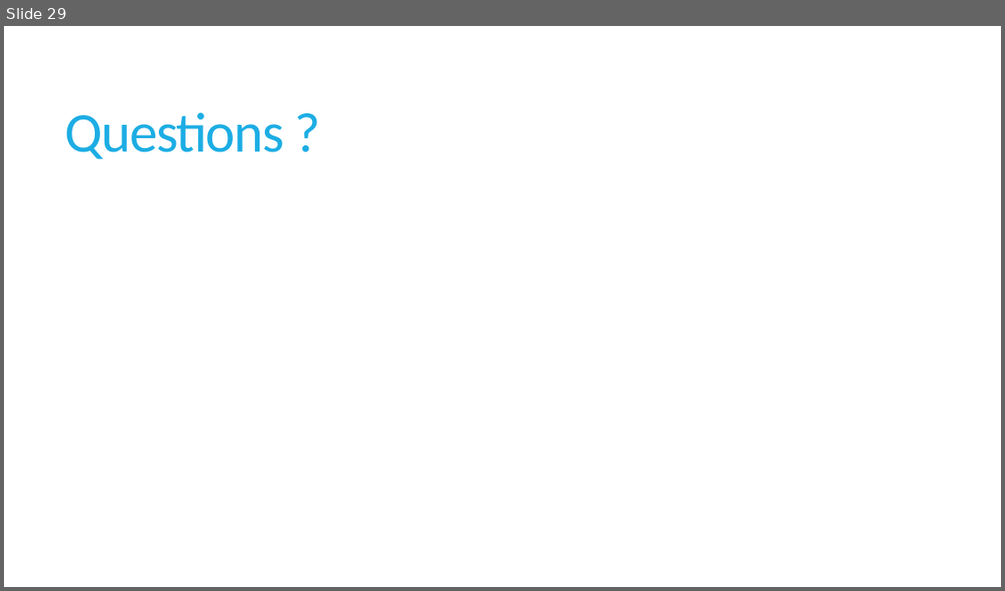
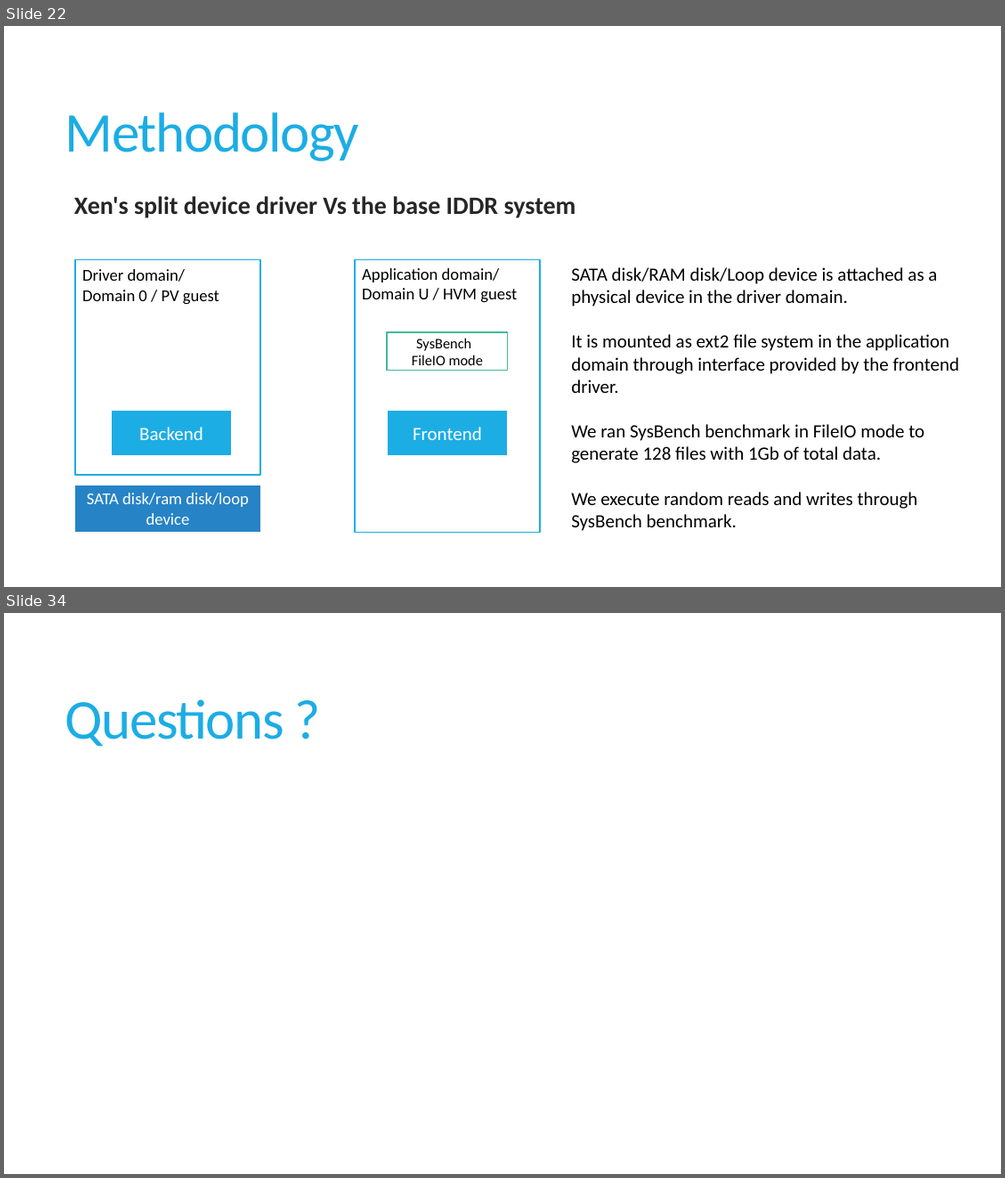
Before and after one commit to sushirol/Isolated-Driver-Domain, a slide deck: doc/presentation/IDDR.pptx. Shown one above the other, each under a label of ours: slide 29 before the commit, slides 22 and 34 after it; the slides between them are not shown. The pictures are 1005x591 and 1005x1178 pixels, drawn with LibreOffice and Linux fonts; fonts in the diff are those of the drawing. Boxes give left, top, right and bottom in pixels: in the first picture for what was removed or moved away, otherwise in the second. Text is boxed around its words. In the diff, an @@ line names an element or a change of style, - is before the commit and + after.

```diff
--- a/doc/presentation/IDDR.pptx
+++ b/doc/presentation/IDDR.pptx
@@ slide 22 added at bbox=[4, 26, 1001, 587], background #FFFFFF @@
@@ title added at bbox=[65, 112, 359, 161], 54 pt, text #1CADE4 @@
+Methodology
@@ text added at bbox=[74, 196, 576, 218], 24 pt, text #262626, bold @@
+  Xen's split device driver Vs the base IDDR system
@@ rectangle added at bbox=[75, 260, 260, 475], fill #FFFFFF, outline #1CADE4 1 pt @@
@@ rectangle added at bbox=[355, 260, 540, 532], fill #FFFFFF, outline #1CADE4 1 pt @@
@@ text added at bbox=[82, 269, 219, 304], 16 pt, text #000000 @@
+Driver domain/
+Domain 0 / PV guest
@@ text added at bbox=[362, 268, 517, 303], 16 pt, text #000000 @@
+Application domain/ Domain U / HVM guest
@@ text added at bbox=[571, 267, 960, 531], 18 pt, text #000000 @@
+SATA disk/RAM disk/Loop device is attached as a physical device in the driver domain.
+It is mounted as ext2 file system in the application domain through interface provided by the frontend driver.
+We ran SysBench benchmark in FileIO mode to generate 128 files with 1Gb of total data.
+We execute random reads and writes through SysBench benchmark.
@@ rectangle added at bbox=[387, 332, 508, 370], fill #FFFFFF, outline #42BA97 1 pt, 14 pt, text #000000 @@
+SysBench
+FileIO mode
@@ rectangle added at bbox=[111, 410, 232, 456], fill #1CADE4, outline #FFFFFF 1.5 pt, 18 pt, text #FFFFFF @@
+Backend
@@ rectangle added at bbox=[387, 410, 508, 456], fill #1CADE4, outline #FFFFFF 1.5 pt, 18 pt, text #FFFFFF @@
+Frontend
@@ rectangle added at bbox=[74, 484, 262, 532], fill #2683C6, outline #FFFFFF 1.5 pt, 16 pt, text #FFFFFF @@
+SATA disk/ram disk/loop device
@@ what was slide 29 is now slide 34 @@
```
Also in this commit, not shown: 19 slides changed, 12 other slides added, 14 slides removed.
